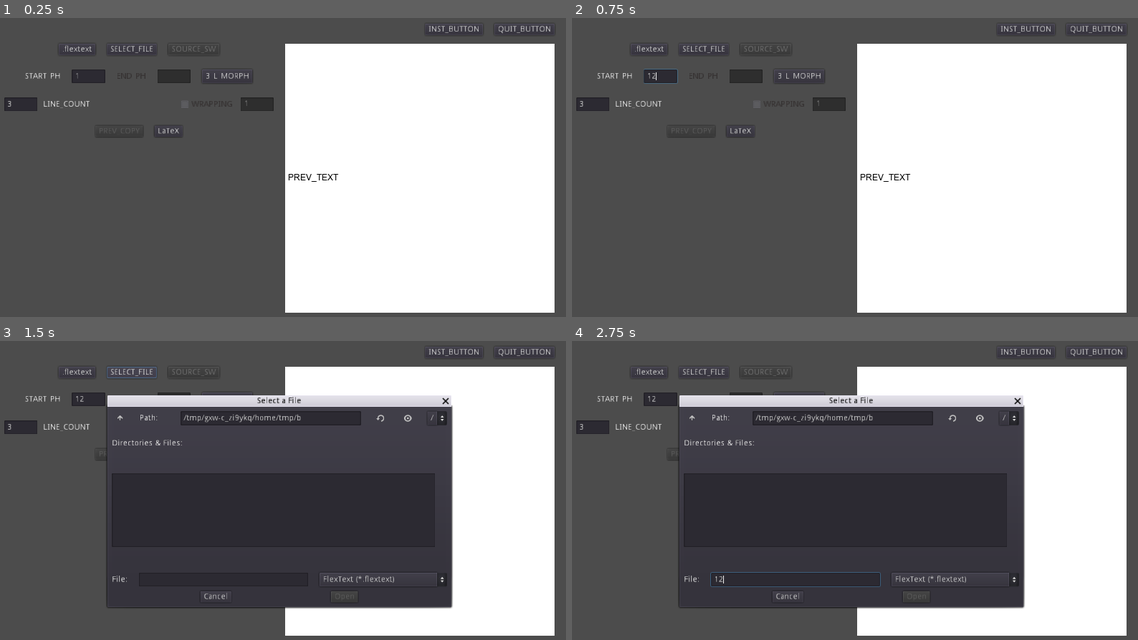
Above: before the commit, frames 1-4 (two rows, left to right).
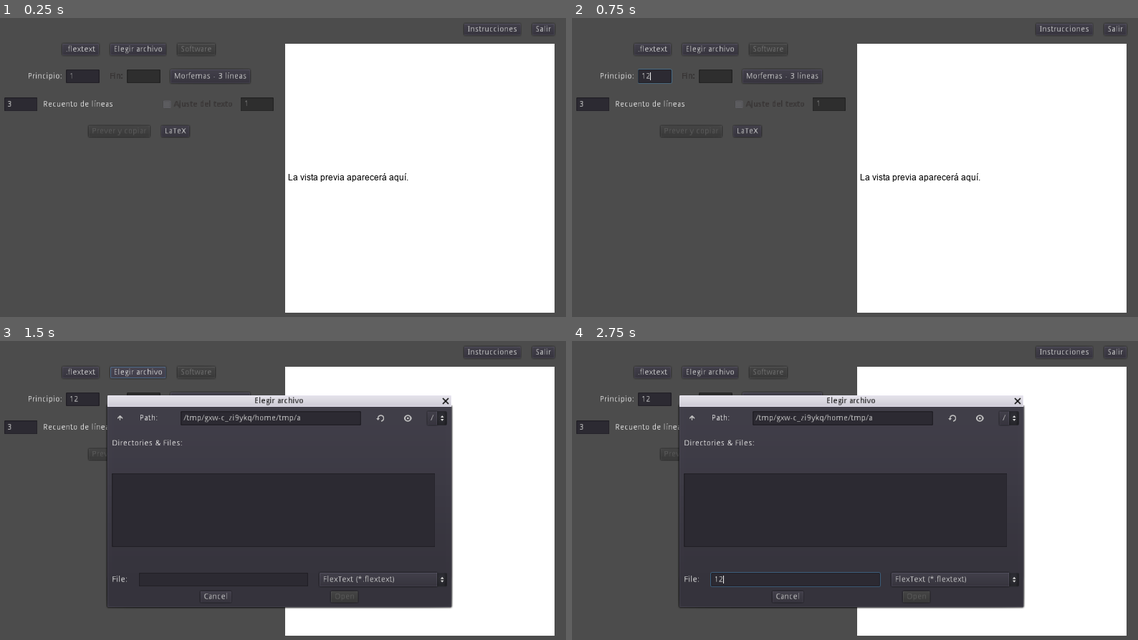
Above: after the commit, the same moments.

Repository: LaurenOopsum/Auto-IGT
Game: Godot game, scene res://scenes/main.tscn
Same seed, same stepped clock (60 frames per second), same inputs: the game is played once before the commit and once after it.
Inputs (mouse positions are in pixels of both pictures, inside the frame that each line leads up to):
- Up to frame 1 (0.25 s): no input
- Up to frame 2 (0.75 s): click (662, 77) at 0.52 s; type "12" at 0.6 s
- Up to frame 3 (1.5 s): click "SELECT_FILE" (after the commit: "Elegir archivo") at 1.25 s
- Up to frame 4 (2.75 s): click (792, 580) at 2.02 s; type "12" at 2.1 s

The runs differ from the first frame. In frame 1, 1.5% of the frame differs, in the area x 4-98%, y 1-55%; in frame 2, 1.5%; in frame 3, 0.9%; in frame 4, 0.9%.

Commit message:
AIGT is now also in Spanish!

Diff:
--- a/project.godot
+++ b/project.godot
@@ -144,6 +144,7 @@
 [locale]
 
 test="es"
+translations=PoolStringArray( "res://translations/translations.en.translation", "res://translations/translations.es.translation" )
 
 [physics]
 
--- a/scenes/main.tscn
+++ b/scenes/main.tscn
@@ -128,18 +128,19 @@
 margin_top = 45.0
 margin_right = 470.0
 margin_bottom = 69.0
+custom_constants/separation = 7
 alignment = 1
 
 [node name="Start" type="Label" parent="Page/Body/FileSettings/PhraseNumbers"]
-margin_left = 36.0
+margin_left = 51.0
 margin_top = 5.0
-margin_right = 98.0
+margin_right = 113.0
 margin_bottom = 19.0
 text = "START_PH"
 
 [node name="StartNum" type="LineEdit" parent="Page/Body/FileSettings/PhraseNumbers"]
-margin_left = 118.0
-margin_right = 176.0
+margin_left = 120.0
+margin_right = 178.0
 margin_bottom = 24.0
 rect_min_size = Vector2( 30, 0 )
 size_flags_horizontal = 4
@@ -148,6 +149,11 @@
 shortcut_keys_enabled = false
 placeholder_text = "1"
 script = ExtResource( 13 )
+
+[node name="VSeparator" type="VSeparator" parent="Page/Body/FileSettings/PhraseNumbers"]
+margin_left = 185.0
+margin_right = 189.0
+margin_bottom = 24.0
 
 [node name="End" type="Label" parent="Page/Body/FileSettings/PhraseNumbers"]
 margin_left = 196.0
@@ -158,8 +164,8 @@
 text = "END_PH"
 
 [node name="EndNum" type="LineEdit" parent="Page/Body/FileSettings/PhraseNumbers"]
-margin_left = 267.0
-margin_right = 325.0
+margin_left = 254.0
+margin_right = 312.0
 margin_bottom = 24.0
 rect_min_size = Vector2( 30, 0 )
 size_flags_horizontal = 4
@@ -172,14 +178,19 @@
 selecting_enabled = false
 deselect_on_focus_loss_enabled = false
 
+[node name="VSeparator2" type="VSeparator" parent="Page/Body/FileSettings/PhraseNumbers"]
+margin_left = 319.0
+margin_right = 323.0
+margin_bottom = 24.0
+
 [node name="Presets" type="MenuButton" parent="Page/Body/FileSettings/PhraseNumbers"]
-margin_left = 345.0
-margin_right = 433.0
+margin_left = 330.0
+margin_right = 418.0
 margin_bottom = 24.0
 text = "3_L_MORPH"
 flat = false
 align = 0
-items = [ "Morpheme Glosses", null, 0, false, false, 7, 0, null, "", true, "3 lines", null, 0, false, false, 0, 0, null, "", false, "4 lines", null, 0, false, false, 1, 0, null, "", false, "Word glosses", null, 0, false, false, 6, 0, null, "", true, "3 lines", null, 0, false, false, 2, 0, null, "", false, "4 lines", null, 0, false, false, 3, 0, null, "", false, "", null, 0, false, false, 5, 0, null, "", true, "Custom gloss format", null, 0, false, false, 4, 0, null, "", false ]
+items = [ "GL_CAT_MORPH", null, 0, false, false, 7, 0, null, "", true, "GL_LINE_3", null, 0, false, false, 0, 0, null, "", false, "GL_LINE_4", null, 0, false, false, 1, 0, null, "", false, "GL_CAT_WORD", null, 0, false, false, 6, 0, null, "", true, "GL_LINE_3", null, 0, false, false, 2, 0, null, "", false, "GL_LINE_4", null, 0, false, false, 3, 0, null, "", false, "", null, 0, false, false, 5, 0, null, "", true, "CUSTOM_G", null, 0, false, false, 4, 0, null, "", false ]
 script = ExtResource( 8 )
 
 [node name="RowDefinitions" type="VBoxContainer" parent="Page/Body/FileSettings"]
@@ -306,7 +317,7 @@
 rect_min_size = Vector2( 600, 350 )
 size_flags_horizontal = 4
 size_flags_vertical = 4
-window_title = "Select a File"
+window_title = "SELECT_FILE"
 dialog_hide_on_ok = true
 mode_overrides_title = false
 mode = 0
--- a/scripts/autoloads/constants.gd
+++ b/scripts/autoloads/constants.gd
@@ -21,12 +21,13 @@
 
 ## Names of the preset templates
 const PRESET_NAMES := [
-	"3 line morpheme gloss",
-	"4 line morpheme gloss",
-	"3 line word gloss",
-	"4 line word gloss",
-	"Custom gloss format"
+	"3_L_MORPH",
+	"4_L_MORPH",
+	"3_L_WORD",
+	"4_L_WORD",
+	"CUSTOM_G"
 	]
+
 
 ## Supported file formats, represented as file extensions
 const FT_NAMES := [".flextext"]
--- a/translations/translations.csv
+++ b/translations/translations.csv
@@ -1,13 +1,13 @@
 key,en,es
 SELECT_FILE,Select File,Elegir archivo
 SOURCE_SW,Software,Software
-START,Start:,Principio:
-END,End:,Fin:
-3_L_MORPH,Morpheme Gloss - 3 Lines,Glosa de morfemas - 3 líneas
-4_L_MORPH,Morpheme Gloss - 4 Lines,Glosa de morfemas - 4 líneas
-3_L_WORD,Word Gloss - 3 Lines,Glosa de palabras - 3 líneas
-4_L_WORD,Word Gloss - 4 Lines,Glosa de palabras - 4 líneas
-CUSTOM_G,Custom gloss format,Formato a medida de glosa
+START_PH,Start:,Principio:
+END_PH,End:,Fin:
+3_L_MORPH,Morpheme Gloss - 3 Lines,Morfemas - 3 líneas
+4_L_MORPH,Morpheme Gloss - 4 Lines,Morfemas - 4 líneas
+3_L_WORD,Word Gloss - 3 Lines,Palabras - 3 líneas
+4_L_WORD,Word Gloss - 4 Lines,Palabras - 4 líneas
+CUSTOM_G,Custom gloss format,Formato a medida
 LINE_COUNT,Line count,Recuento de líneas
 WRAPPING,Wrapping,Ajuste del texto
 INST_BUTTON,Instructions,Instrucciones
@@ -22,3 +22,9 @@
 RD_ITALIC,Italic,Itálica
 RD_BOLD,Bold,Negrita
 RD_QUOTES,'Single Quotes','Comilla simples'
+RD_LEVEL,Level,Nivel
+RD_TYPE,Line,Línea
+GL_CAT_MORPH,Morpheme glosses,Glosas de morfemas
+GL_CAT_WORD,Word glosses,Glosas de palabras
+GL_LINE_3,Three lines,Tres líneas
+GL_LINE_4,Four lines,Cuatro líneas
Binary file changed: translations/translations.en.translation
Binary file changed: translations/translations.es.translation
